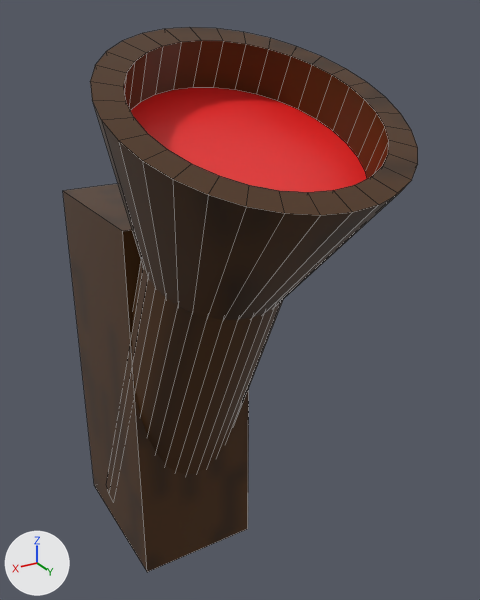
A saved change to the FBX model Assets/Models/Torch.fbx.
Before and after are seen from a camera (50 mm lens) standing at (4.05, 9.44, 8.67) and looking at (-0.55, 1.77, 4.83). Lighting does not change. The marker at lower left points along +X, +Y and +Z. Mesh edges are drawn as thin lines. Where no turn or scale is listed for an object, it has been applied to the vertices.

Names of what the first picture shows: 'Torch_Object'.
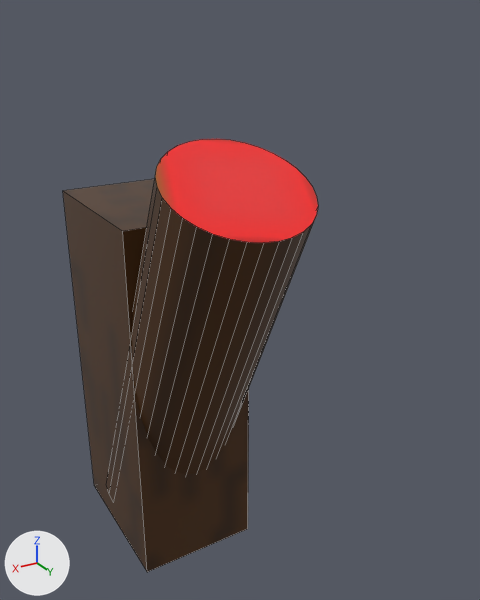
The change, as a diff of the scene's bpy script:
```diff
--- a/Assets/Models/Torch.fbx.py
+++ b/Assets/Models/Torch.fbx.py
@@ me_cube @@
 # used by ob_torch_object; location = (0.0, 0.0, 3.0)
-me_cube.from_pydata(...)  # 169 vertices, 137 faces; spans x -1.81..1.81, y -1.31..4.75, z -3.0..5.52
+me_cube.from_pydata(...)  # 73 vertices, 40 faces; spans x -1.0..1.0, y -1.31..3.55, z -3.0..4.19
+# me_cube part 1
+# 96 vertices are removed from x -1.81..1.81, y 1.48..4.75, z 3.53..5.52
+# 97 faces are deleted
+# me_cube part 2: 1 kept faces spanning x -1.0..1.0, y 1.75..3.55, z 3.33..4.19 get new texture (UV) coordinates
 me_cube.materials.append(mat_torch)
```

What differs and where, as boxes (x1, y1, x2, y2) in the pictures (480 x 600 px):
'Torch_Object', reshaped (28% narrower, 21% shorter): before (63, 27, 418, 572); after (63, 139, 318, 572)
part 1 of me_cube, deleted (brown): before (90, 27, 418, 320)
part 2 of me_cube, surface changed (red): after (155, 139, 318, 243)
